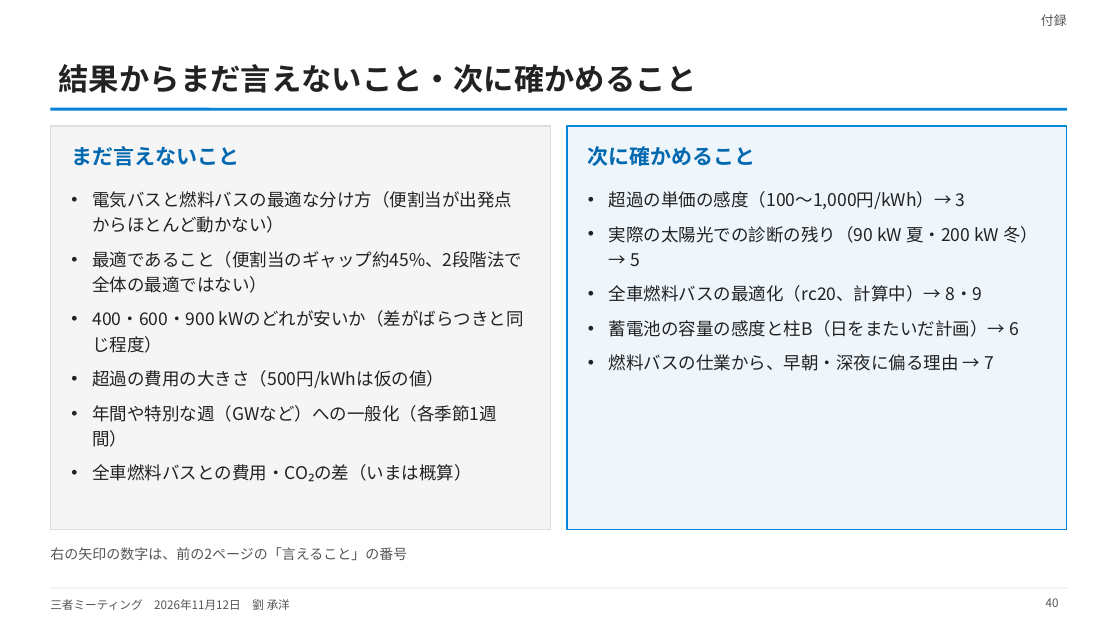
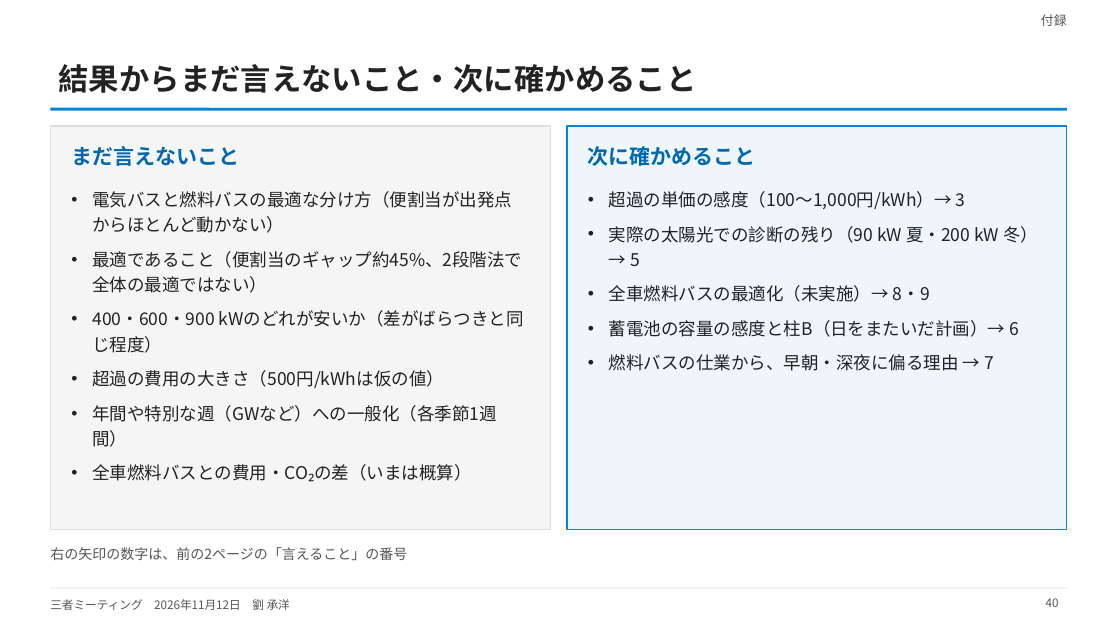
Before and after one commit to CYLIU2003/master-course, a slide deck: slide 40 of outcome/2026-11-12_three_party/three_party_20261112.pptx. Drawn at 1120x630 pixels with LibreOffice and Linux fonts; fonts in the diff are those of the drawing. Boxes give left, top, right and bottom in pixels: in the first picture for what was removed or moved away, otherwise in the second. Text is boxed around its words. In the diff, an @@ line names an element or a change of style, - is before the commit and + after.

```diff
--- a/outcome/2026-11-12_three_party/three_party_20261112.pptx
+++ b/outcome/2026-11-12_three_party/three_party_20261112.pptx
@@ text at (609,285,930,302): text changed @@
-• 全車燃料バスの最適化（rc20、計算中）→ 8・9
+• 全車燃料バスの最適化（未実施）→ 8・9
```
Also in this commit, not shown: 15 other slides changed, 3 other files.
